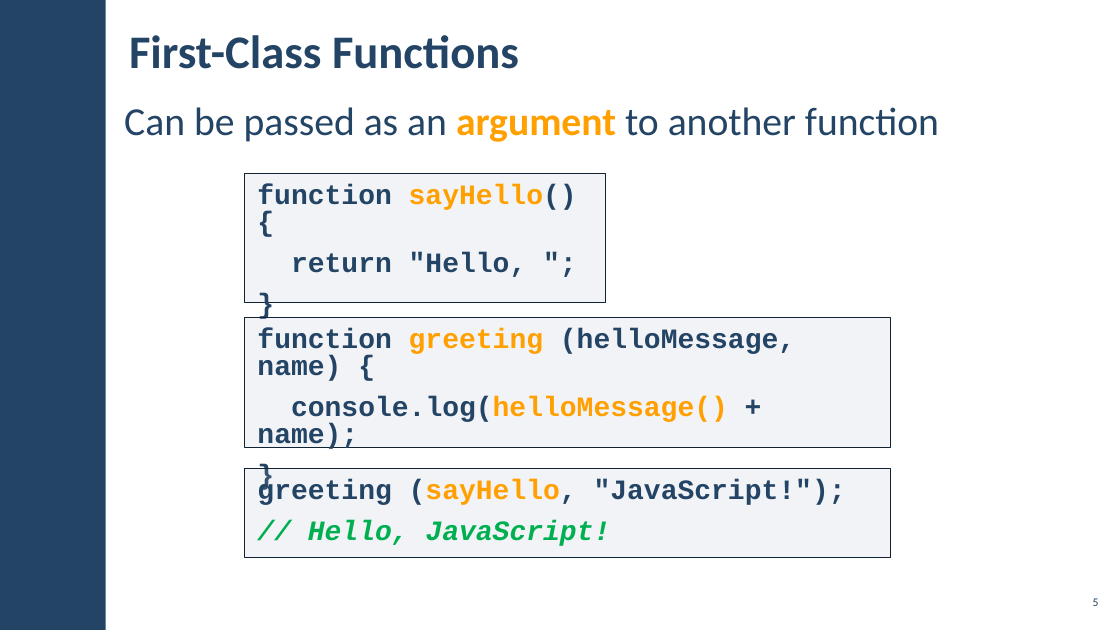
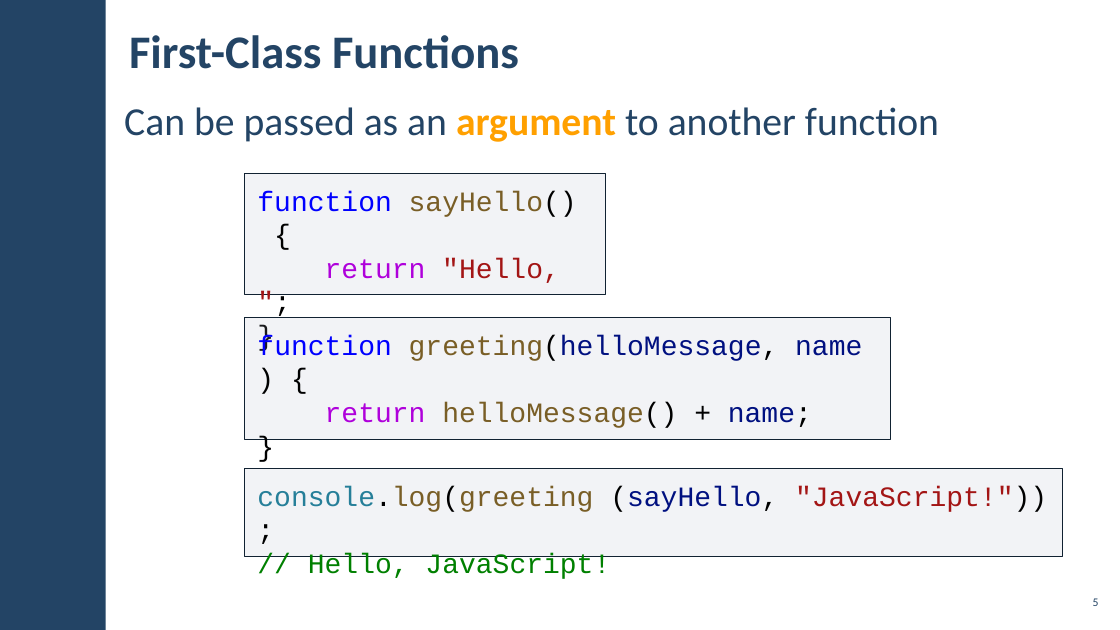
Before and after one commit to ErayErol/Software-University-Courses, a slide deck: slide 5 of JS Advanced - 2019.09.16/04. Advanced Functions/LAB/JS-Advanced-Advanced-Functions.pptx. Drawn at 1120x630 pixels with LibreOffice and Linux fonts; fonts in the diff are those of the drawing; background and template pictures are left out. Boxes give left, top, right and bottom in pixels: in the first picture for what was removed or moved away, otherwise in the second. Text is boxed around its words. In the diff, an @@ line names an element or a change of style, - is before the commit and + after.

```diff
--- a/JS Advanced - 2019.09.16/04. Advanced Functions/LAB/JS-Advanced-Advanced-Functions.pptx
+++ b/JS Advanced - 2019.09.16/04. Advanced Functions/LAB/JS-Advanced-Advanced-Functions.pptx
@@ rectangle "function sayHello() {": place and size @@
-rectangle "function sayHello() {" at (245,173,606,302)
+rectangle "function sayHello() {" at (245,173,606,295)
@@ rectangle "function sayHello() {" at (245,173,606,295): text colour #234465 to #0000FF in "function"; text colour #FFA000 to #795E26 in "sayHello()"; text colour #234465 to #000000 in "sayHello() {", "";", "}"; bold off; text colour #234465 to #AF00DB in "return"; text colour #234465 to #A31515 in ""Hello, ";"; line spacing 0.8 to 1; less space between paragraphs @@
@@ rectangle "function greeting(helloMessage, name) {": place and size @@
-rectangle "function greeting(helloMessage, name) {" at (245,318,891,447)
+rectangle "function greeting(helloMessage, name) {" at (245,318,891,439)
@@ rectangle "function greeting(helloMessage, name) {" at (245,318,891,439): text colour #234465 to #000000, bold off in "}"; line spacing 0.8 to 1; less space between paragraphs @@
@@ text in rectangle at (257,335,862,428): text changed; text colour #234465 to #795E26; bold off @@
-function greeting (helloMessage, name) {
-console.log(helloMessage() + name);
+function greeting(helloMessage, name) {
+return helloMessage() + name;
@@ rectangle "console.log(greeting (sayHello, "JavaScript!"));": place and size @@
-rectangle "console.log(greeting (sayHello, "JavaScript!"));" at (245,469,891,558)
+rectangle "console.log(greeting (sayHello, "JavaScript!"));" at (245,469,1063,557)
@@ text in rectangle at (257,486,1047,512): text changed; text colour #234465 to #A31515; bold off @@
-greeting (sayHello, "JavaScript!");
+console.log(greeting (sayHello, "JavaScript!"));
@@ text in rectangle at (308,553,610,579): text colour #00B050 to #008000, bold off, italic off in "// Hello, JavaScript!"; line spacing 0.8 to 1; less space between paragraphs @@
```
Also in this commit, not shown: 14 other slides changed, 6 slides added, 20 slides removed, 3 other files.
